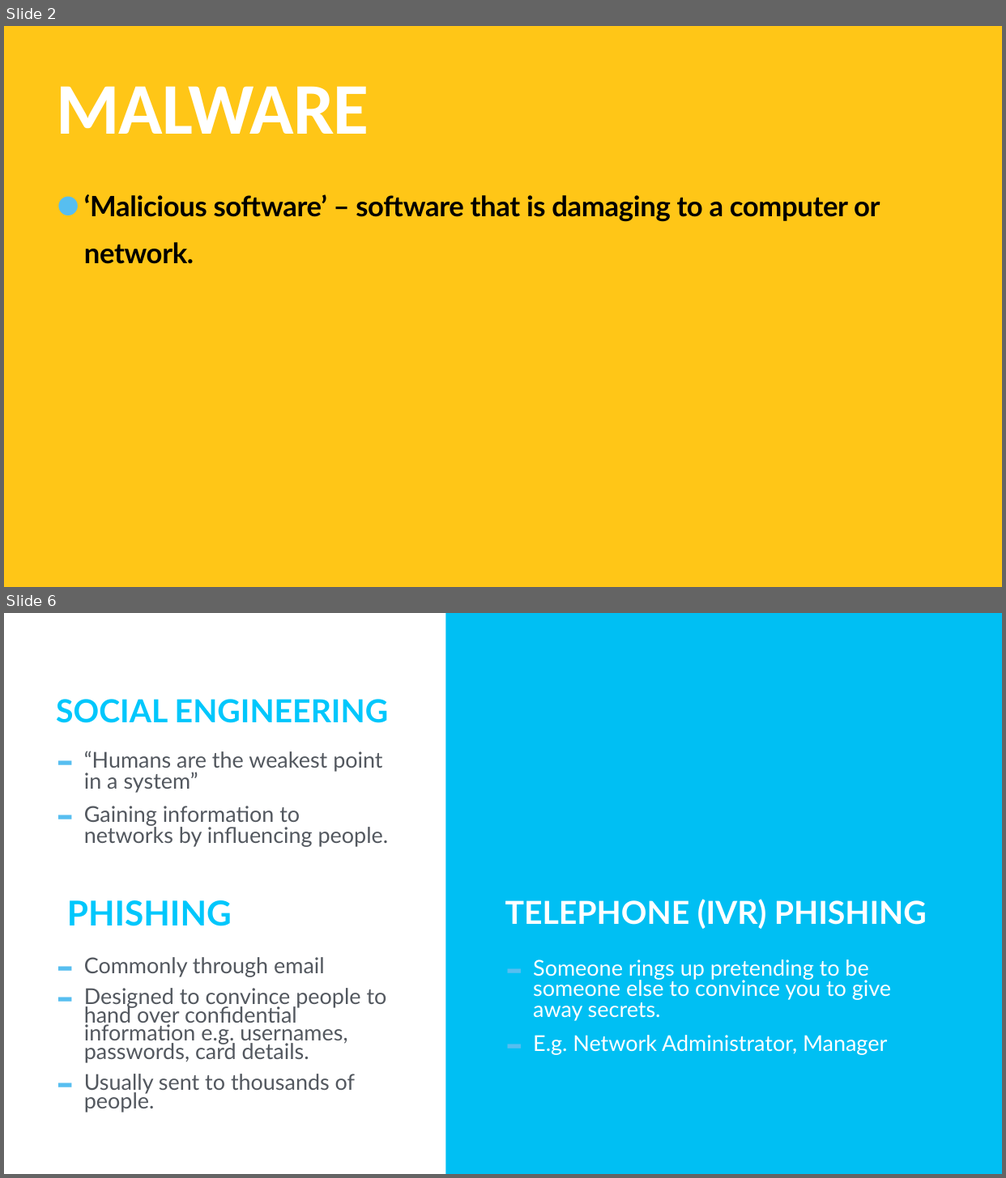
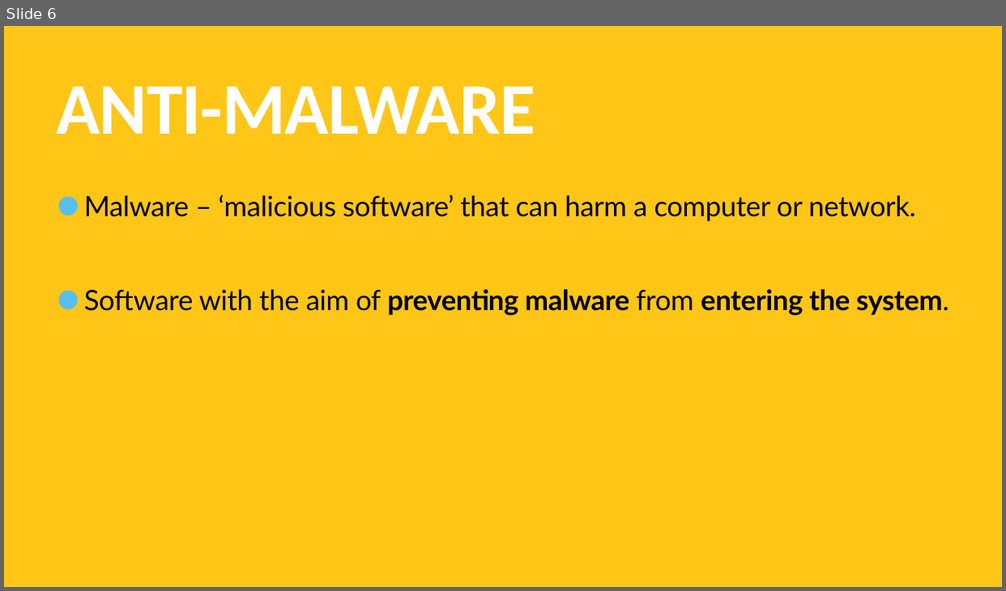
Before and after one commit to TommyWoodley/teaching, a slide deck: Y10/L2/L2.pptx. Shown one above the other, each under a label of ours: slides 2 and 6 before the commit, slide 6 after it; the slides between them are not shown. The pictures are 1006x1178 and 1006x591 pixels, drawn with LibreOffice and Linux fonts; fonts in the diff are those of the drawing. Boxes give left, top, right and bottom in pixels: in the first picture for what was removed or moved away, otherwise in the second. Text is boxed around its words. In the diff, an @@ line names an element or a change of style, - is before the commit and + after.

Commit message:
added anti-malware and firewalls

```diff
--- a/Y10/L2/L2.pptx
+++ b/Y10/L2/L2.pptx
@@ slide 6 removed at <box>4,613,1002,1174</box>, background #FFFFFF @@
@@ rectangle removed at <box>446,613,1002,1174</box> @@
@@ text removed at <box>56,699,388,723</box> @@
-SOCIAL ENGINEERING
@@ text removed at <box>84,751,382,793</box> @@
-– “Humans are the weakest point in a system”
-– Gaining information to networks by influencing people.
@@ text removed at <box>67,901,232,926</box> @@
-PHISHING
@@ text removed at <box>505,899,927,929</box> @@
-TELEPHONE (IVR) PHISHING
@@ text removed at <box>84,957,387,1113</box> @@
-– Commonly through email
-– Designed to convince people to hand over confidential information e.g. usernames, passwords, card details.
-– Usually sent to thousands of people.
@@ text removed at <box>533,960,891,1021</box> @@
-– Someone rings up pretending to be someone else to convince you to give away secrets.
-– E.g. Network Administrator, Manager
@@ what was slide 2 is now slide 6 @@
@@ slide 6 changed as well @@
@@ title at <box>56,86,535,134</box>: text changed @@
-MALWARE
+ANTI-MALWARE
@@ text at <box>84,194,949,316</box>: text changed; bold off @@
-• ‘Malicious software’ – software that is damaging to a computer or network.
+• Malware – ‘malicious software’ that can harm a computer or network.
+• Software with the aim of preventing malware from entering the system.
```
Also in this commit, not shown: 1 other slide changed, 8 slides added, 8 other slides removed, 1 other file.
